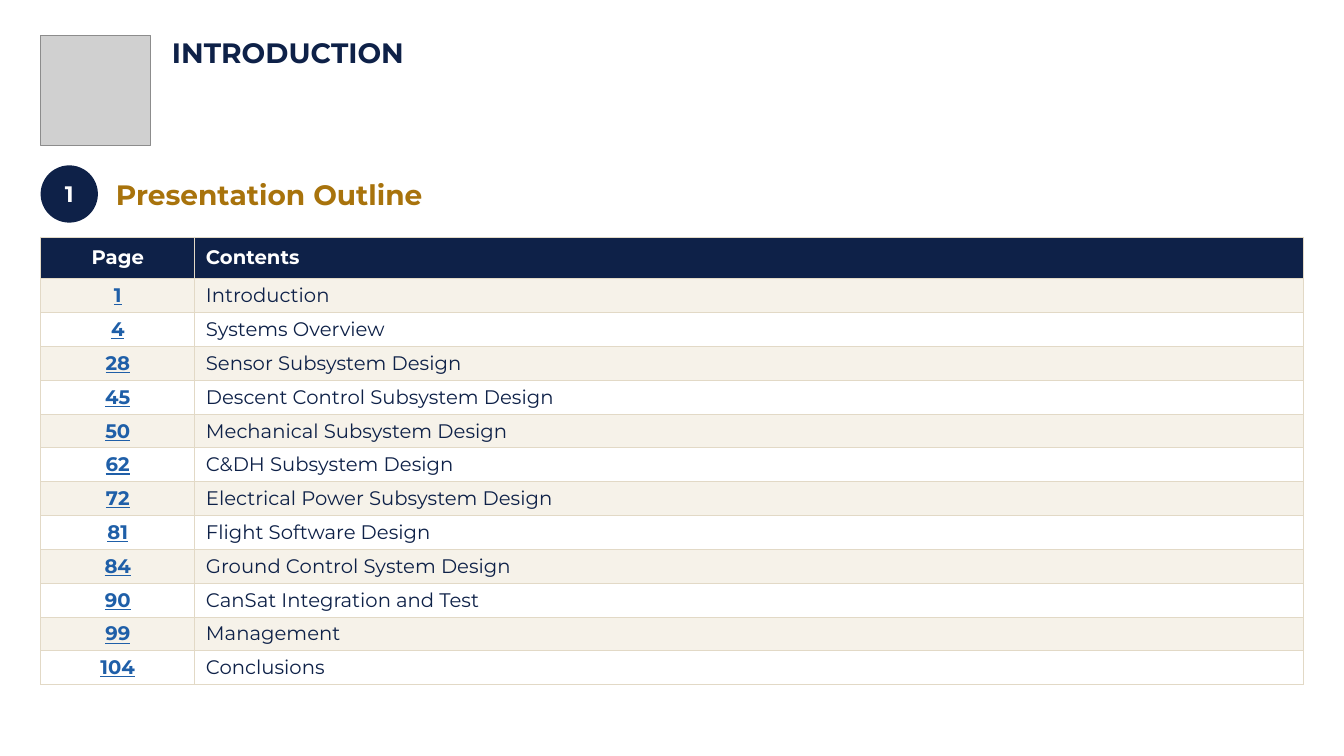
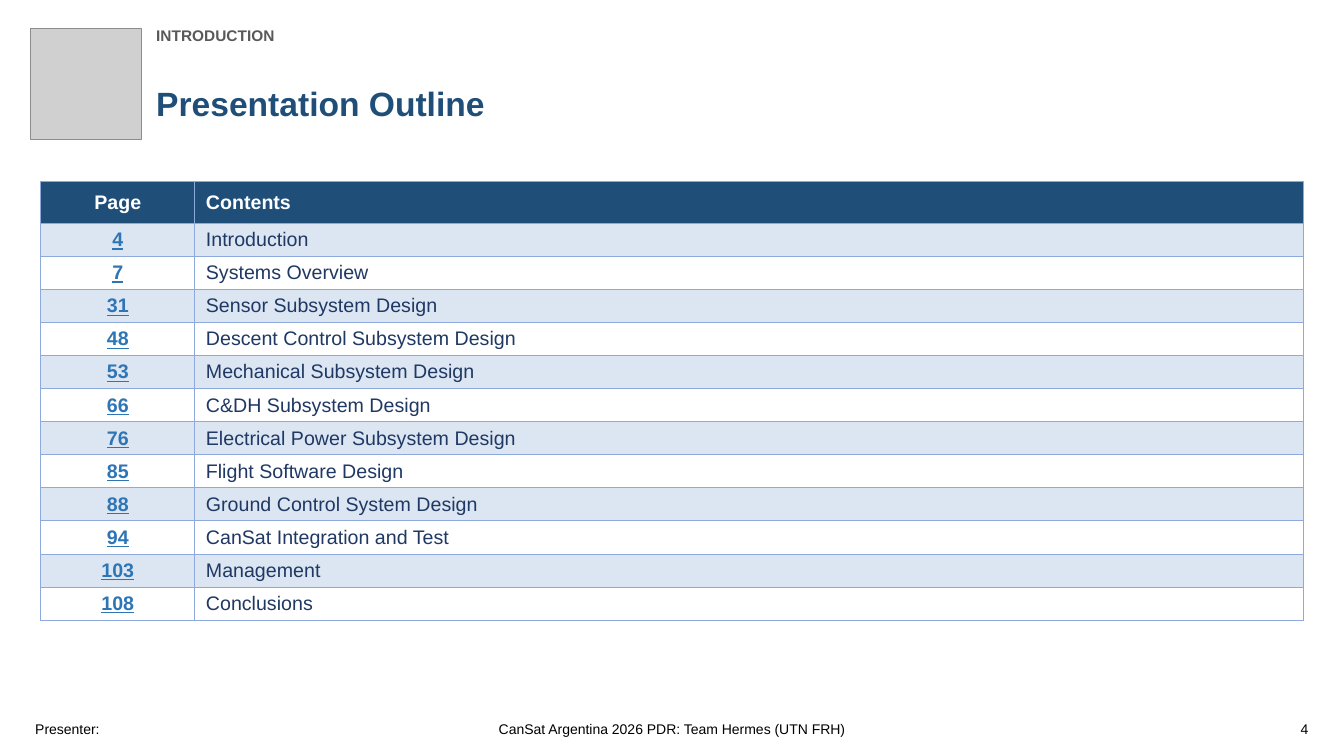
Before and after one commit to Caetano18/proyecto, a slide deck: slide 4 of cansat_pdr/laminas_plantilla/CanSat_PDR_Hermes_mecanica.pptx. Drawn at 1344x756 pixels with LibreOffice and Linux fonts; fonts in the diff are those of the drawing; grey boxes stand for pictures; background and template pictures are left out. Boxes give left, top, right and bottom in pixels: in the first picture for what was removed or moved away, otherwise in the second. Text is boxed around its words. In the diff, an @@ line names an element or a change of style, - is before the commit and + after.

```diff
--- a/cansat_pdr/laminas_plantilla/CanSat_PDR_Hermes_mecanica.pptx
+++ b/cansat_pdr/laminas_plantilla/CanSat_PDR_Hermes_mecanica.pptx
@@ picture: place and size @@
-picture at <box>40,35,150,145</box>
+picture at <box>30,28,141,139</box>
@@ text "INTRODUCTION": place and size @@
-text "INTRODUCTION" at <box>172,43,404,64</box>
+text "INTRODUCTION" at <box>156,30,274,41</box>
@@ text "INTRODUCTION" at <box>156,30,274,41</box>: size 20 to 11 pt, font Montserrat to Arial, text colour #0E2148 to #595959 @@
@@ text "Presentation Outline": place and size @@
-text "Presentation Outline" at <box>116,183,422,206</box>
+text "Presentation Outline" at <box>156,91,485,117</box>
@@ text "Presentation Outline" at <box>156,91,485,117</box>: size 20 to 24 pt, font Montserrat to Arial, text colour #A8730C to #1F4E79 @@
@@ ellipse removed at <box>40,165,98,223</box> @@
-1
@@ table at <box>40,181,1304,625</box> @@
-row 2, column 1: 1
+row 2, column 1: 4
-row 3, column 1: 4
+row 3, column 1: 7
-row 4, column 1: 28
+row 4, column 1: 31
-row 5, column 1: 45
+row 5, column 1: 48
-row 6, column 1: 50
+row 6, column 1: 53
-row 7, column 1: 62
+row 7, column 1: 66
-row 8, column 1: 72
+row 8, column 1: 76
-row 9, column 1: 81
+row 9, column 1: 85
-row 10, column 1: 84
+row 10, column 1: 88
-row 11, column 1: 90
+row 11, column 1: 94
-row 12, column 1: 99
+row 12, column 1: 103
-row 13, column 1: 104
+row 13, column 1: 108
@@ fill #0E2148 to #1F4E79 in row 1 @@
@@ fill #F6F2E9 to #DCE6F2 in 12 cells @@
@@ font Montserrat to Arial @@
@@ text colour #0E2148 to #1F3864 in "Introduction", "Systems Overview", "Sensor Subsystem Design", "Descent Control Subsystem Design" and 8 more places @@
@@ borders changed @@
@@ table: place and size @@
-table at <box>40,237,1304,681</box>
+table at <box>40,181,1304,625</box>
@@ text added at <box>35,724,99,734</box>, 10 pt, text #000000 @@
+Presenter:
@@ text added at <box>499,724,845,737</box>, 10 pt, text #000000 @@
+CanSat Argentina 2026 PDR: Team Hermes (UTN FRH)
@@ text added at <box>1301,724,1309,734</box>, 10 pt, text #000000 @@
+4
```
Also in this commit, not shown: 107 other slides changed, 1 slide added, 33 other files.
